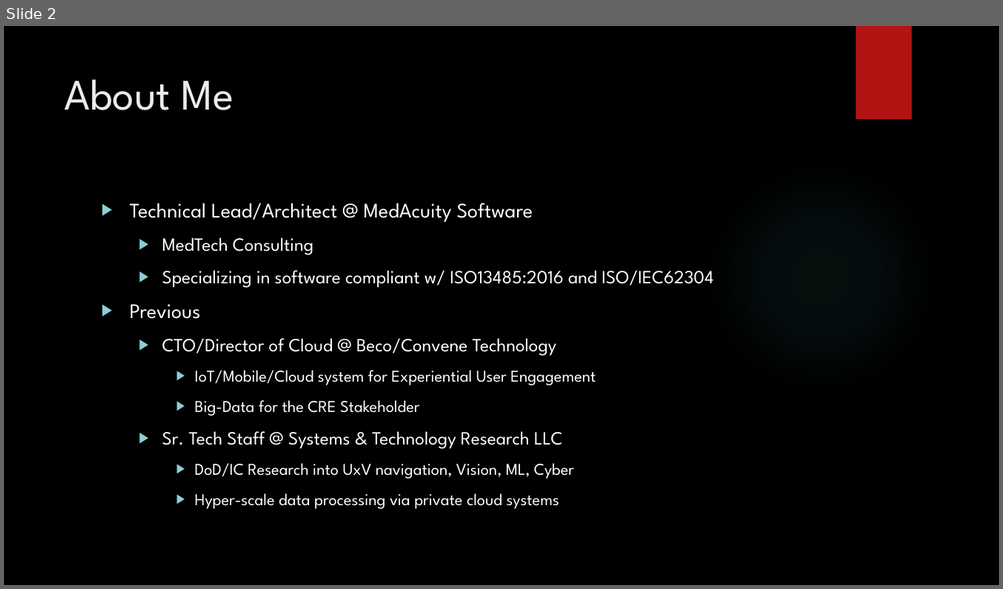
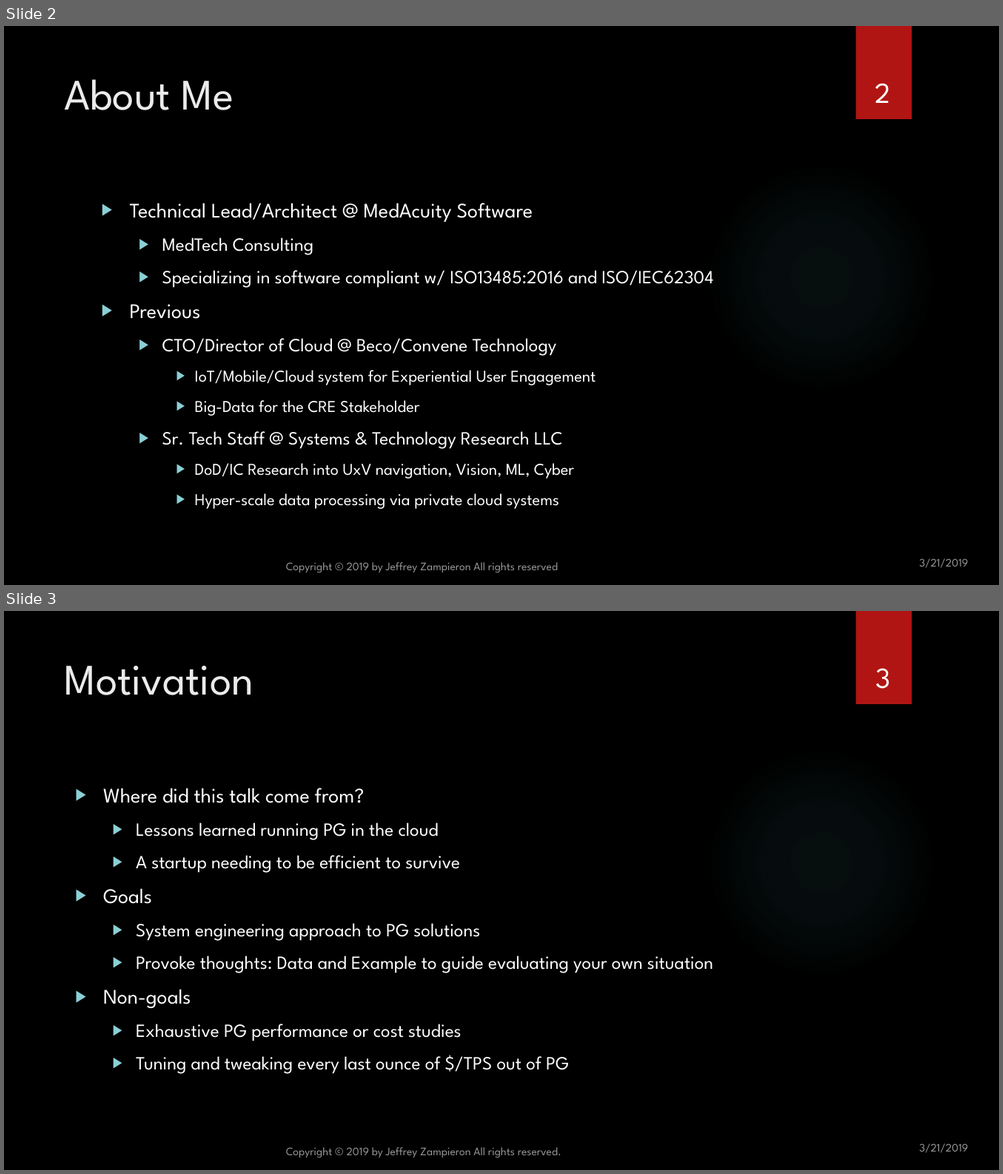
Before and after one commit to jzampieron/pgconf2019, a slide deck: presentation/JZ_PGConf2019.pptx. Shown one above the other, each under a label of ours: slide 2 before the commit, slides 2 and 3 after it. The pictures are 1003x589 and 1003x1174 pixels, drawn with LibreOffice and Linux fonts; fonts in the diff are those of the drawing; background and template pictures are left out. Boxes give left, top, right and bottom in pixels: in the first picture for what was removed or moved away, otherwise in the second. Text is boxed around its words. In the diff, an @@ line names an element or a change of style, - is before the commit and + after.

```diff
--- a/presentation/JZ_PGConf2019.pptx
+++ b/presentation/JZ_PGConf2019.pptx
@@ slide 3 added at (4, 611, 999, 1170), background picture (left out); not listed: 2 template elements that a slide beside it also shows @@
@@ title added at (64, 666, 253, 695), 42 pt, text #EBEBEB @@
+Motivation
@@ page number added at (875, 668, 890, 689), 28 pt, text #FFFFFF @@
+3
@@ text added at (103, 788, 713, 1074), 18 pt, text #FFFFFF @@
+▶ Where did this talk come from?
+  ▶ Lessons learned running PG in the cloud
+  ▶ A startup needing to be efficient to survive
+▶ Goals
+  ▶ System engineering approach to PG solutions
+  ▶ Provoke thoughts: Data and Example to guide evaluating your own situation
+▶ Non-goals
+  ▶ Exhaustive PG performance or cost studies
+  ▶ Tuning and tweaking every last ounce of $/TPS out of PG
@@ text added at (286, 1147, 561, 1159), 11 pt, text #FFFFFF at 60% opacity @@
+Copyright © 2019 by Jeffrey Zampieron All rights reserved.
@@ text added at (919, 1144, 967, 1153), 11 pt, text #FFFFFF at 60% opacity @@
+3/21/2019
@@ slide 2 changed as well @@
@@ page number added at (875, 83, 891, 103), 28 pt, text #FFFFFF @@
+2
@@ text added at (286, 562, 558, 574), 11 pt, text #FFFFFF at 60% opacity @@
+Copyright © 2019 by Jeffrey Zampieron All rights reserved
@@ text added at (919, 559, 967, 568), 11 pt, text #FFFFFF at 60% opacity @@
+3/21/2019
```
Also in this commit, not shown: 2 other slides changed, 17 other slides added, 1 slide removed.
